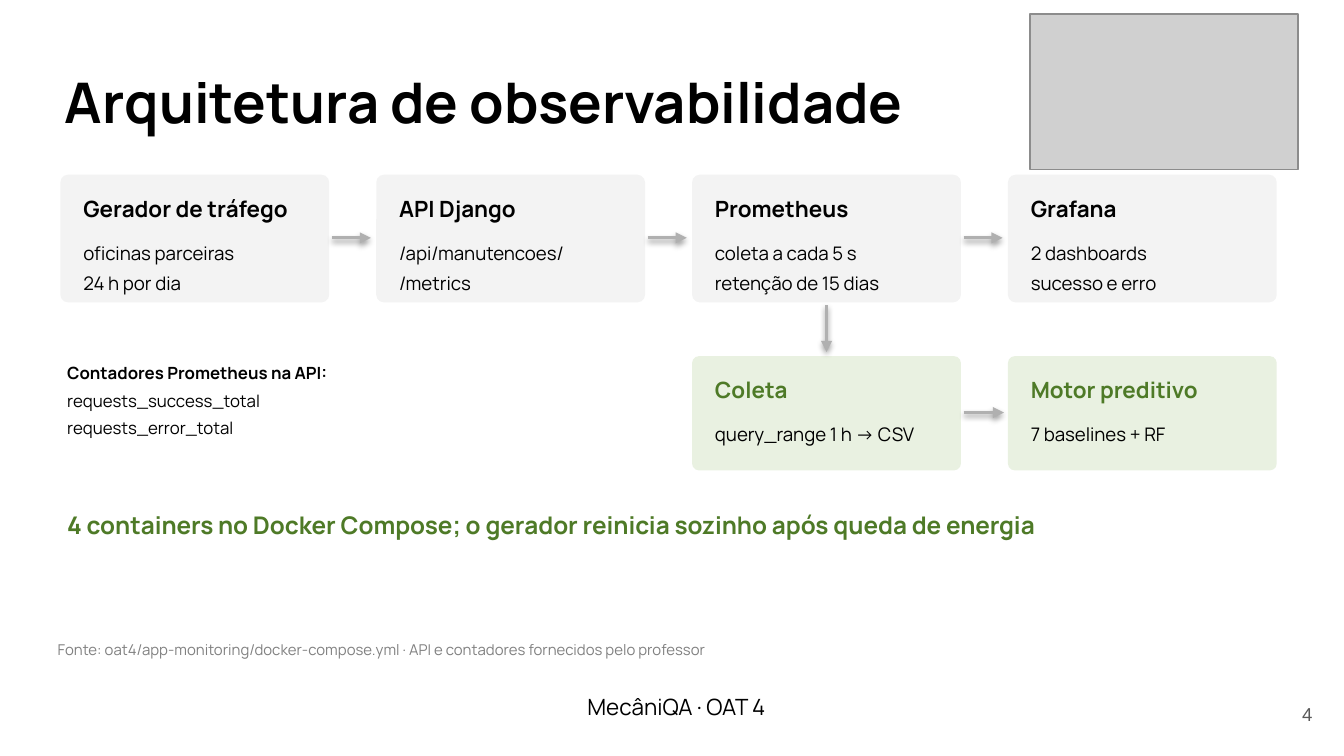
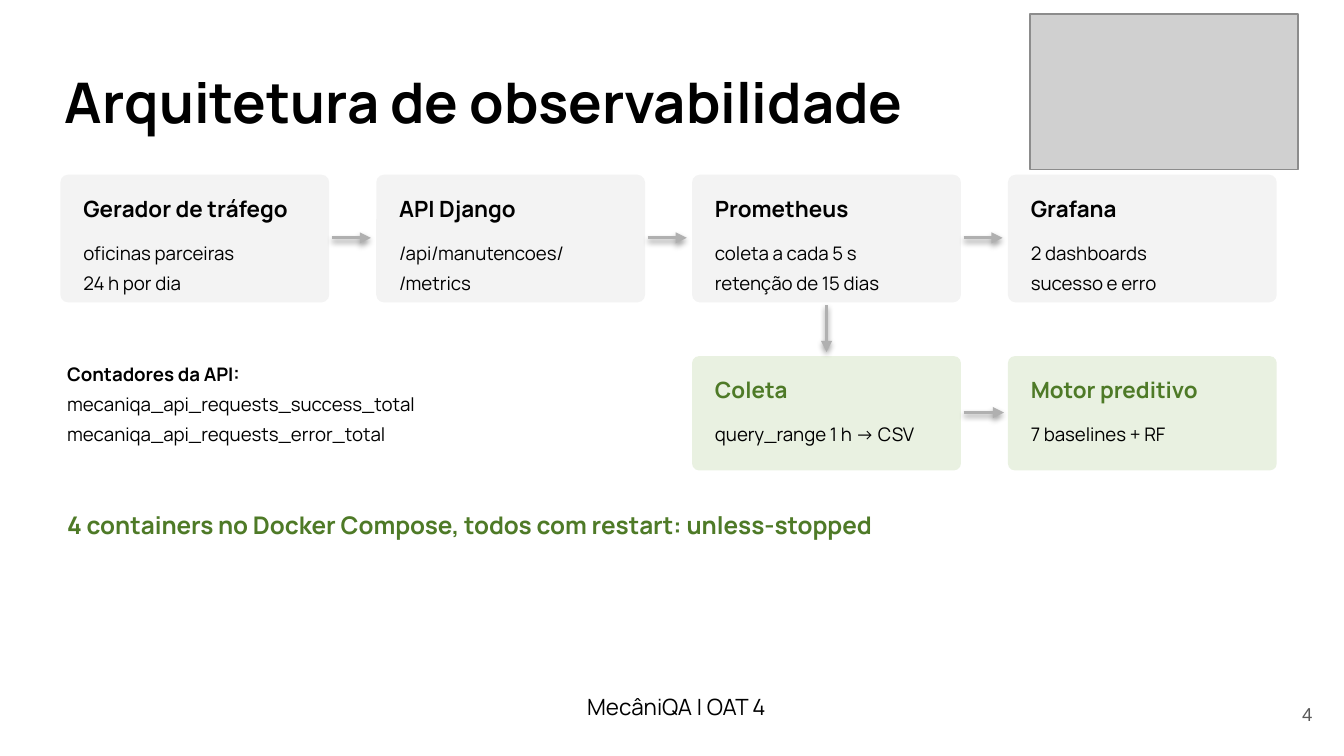
Before and after one commit to LenilsonSoares/mecaniQA-nuvem-macapa, a slide deck: slide 4 of oat4/apresentacao/mecaniQA_oat4_macapa.pptx. Drawn at 1344x756 pixels with LibreOffice and Linux fonts; fonts in the diff are those of the drawing; grey boxes stand for pictures. Boxes give left, top, right and bottom in pixels: in the first picture for what was removed or moved away, otherwise in the second. Text is boxed around its words. In the diff, an @@ line names an element or a change of style, - is before the commit and + after.

Commit message:
OAT 4: um painel do Grafana por slide, MAE e MSE em slides separados, fórmulas e sem rodapés de fonte
- capturar_prints.py: print de cada painel (d-solo) em vez do dashboard inteiro
- slides: 6 slides de painel, tabelas MAE e MSE separadas por série, fórmulas dos
  baselines e das métricas, explicação das 96 h (lag 24 h na P1) e das horas sem dado
- remove as linhas "Fonte: ..." de todos os slides

```diff
--- a/oat4/apresentacao/mecaniQA_oat4_macapa.pptx
+++ b/oat4/apresentacao/mecaniQA_oat4_macapa.pptx
@@ text at (x1=67, y1=367, x2=415, y2=446): text changed; size 9 to 10 pt @@
-Contadores Prometheus na API:
-requests_success_total
-requests_error_total
+Contadores da API:
+mecaniqa_api_requests_success_total
+mecaniqa_api_requests_error_total
@@ text at (x1=67, y1=516, x2=872, y2=540): text changed @@
-4 containers no Docker Compose; o gerador reinicia sozinho após queda de energia
+4 containers no Docker Compose, todos com restart: unless-stopped
@@ text removed at (x1=58, y1=644, x2=705, y2=659) @@
-Fonte: oat4/app-monitoring/docker-compose.yml · API e contadores fornecidos pelo professor
@@ text at (x1=587, y1=698, x2=765, y2=716): text changed @@
-MecâniQA · OAT 4
+MecâniQA | OAT 4
```
Also in this commit, not shown: 16 other slides changed, 7 slides added, 4 other files.
